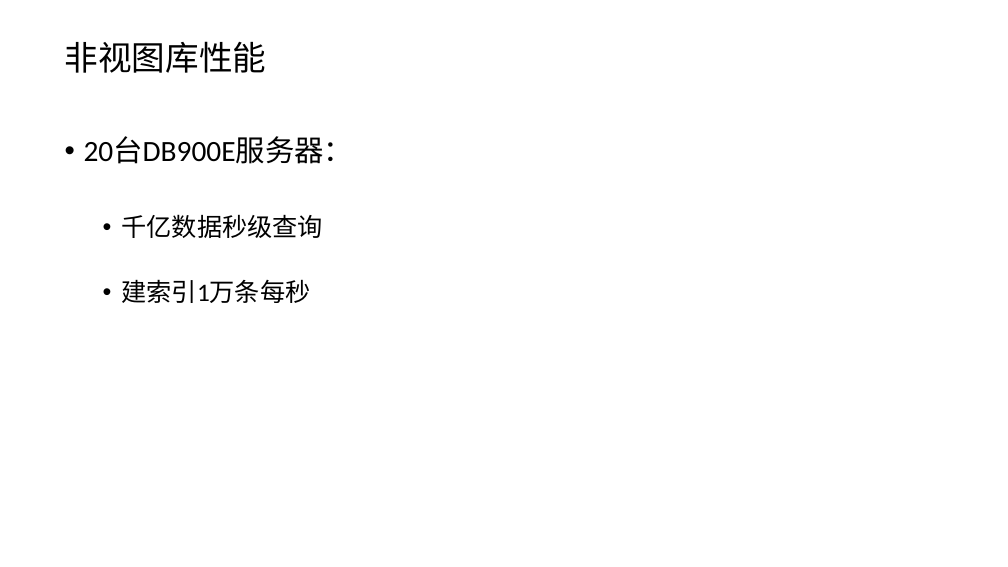
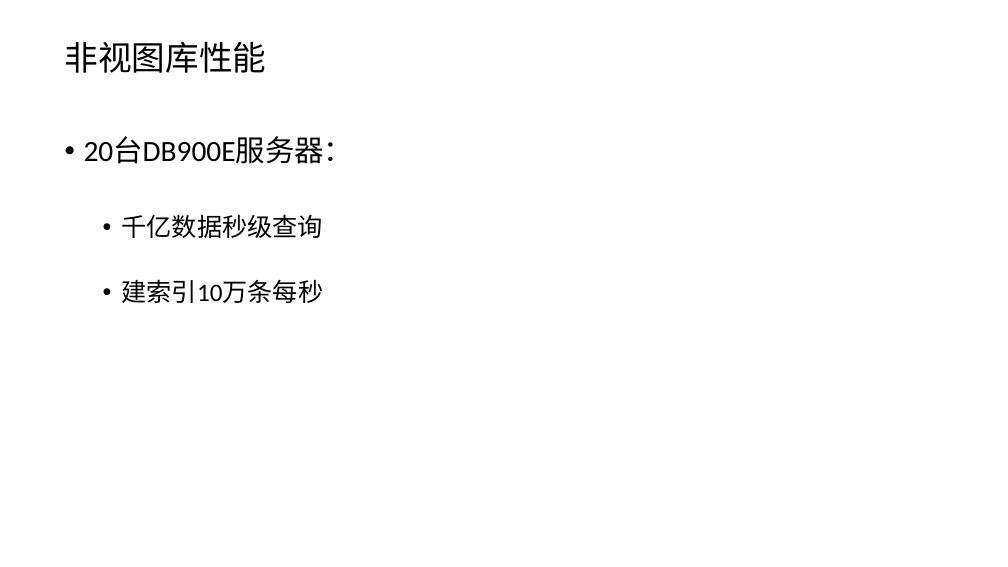
Before and after one commit to anancds/bigdata_ppts, a slide deck: slide 12 of bigdata/大数据.pptx. Drawn at 1008x567 pixels with LibreOffice and Linux fonts; fonts in the diff are those of the drawing. Boxes give left, top, right and bottom in pixels: in the first picture for what was removed or moved away, otherwise in the second. Text is boxed around its words. In the diff, an @@ line names an element or a change of style, - is before the commit and + after.

```diff
--- a/bigdata/大数据.pptx
+++ b/bigdata/大数据.pptx
@@ text at (121,279,323,303): text changed @@
-  • 建索引1万条每秒
+  • 建索引10万条每秒
```
Also in this commit, not shown: 18 other slides changed, 16 slides added, 4 slides removed.
